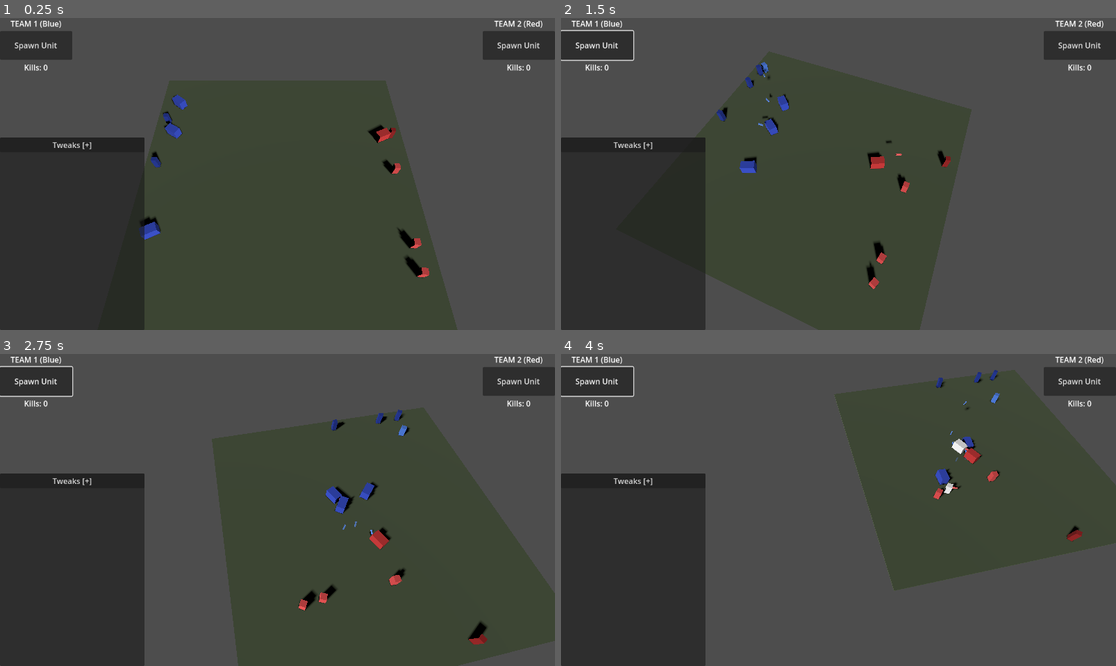
Above: before the commit, frames 1-4 (two rows, left to right).
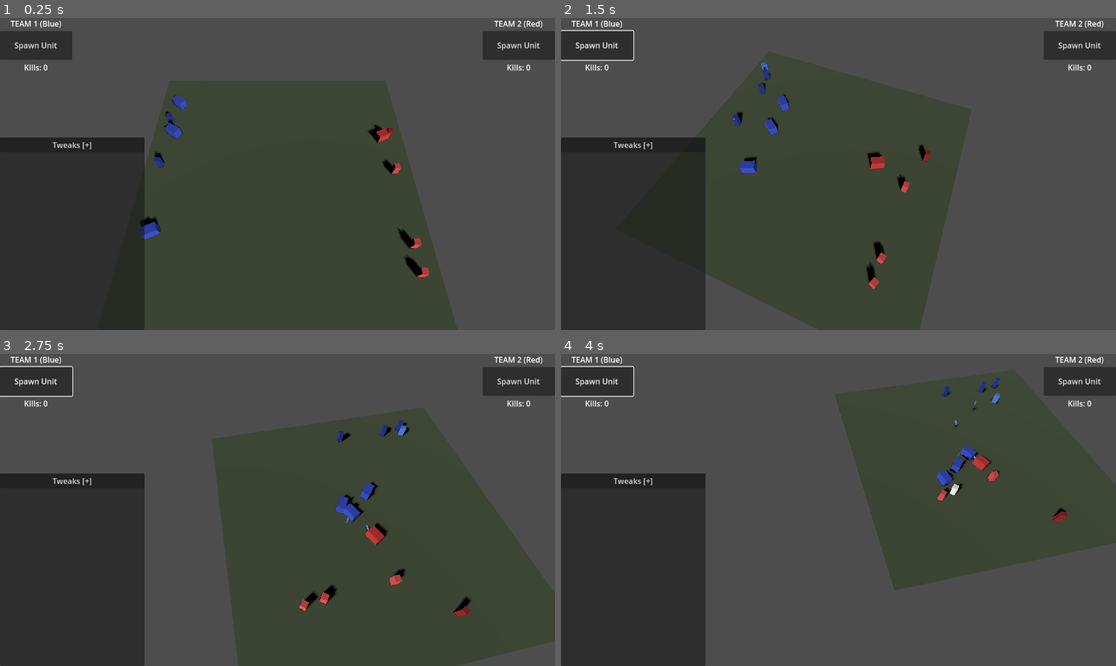
Above: after the commit, the same moments.

Repository: zoltan-szabo-boz/autobattler
Game: Godot game, scene res://scenes/main.tscn
The game is run twice, just before and just after one commit, with the same random seed, the same clock (stepped at 60 frames per second) and the same inputs.
Inputs (mouse positions are in pixels of both pictures, inside the frame that each line leads up to):
- Up to frame 1 (0.25 s): no input
- Up to frame 2 (1.5 s): click "Spawn Unit" at 0.5 s; tap Enter at 1.25 s; move the mouse to (960, 158) at 1.27 s; hold D from 1.28 s (still down); hold Q from 1.28 s (still down); click (960, 158) at 1.42 s
- Up to frame 3 (2.75 s): move the mouse to (166, 525) at 2.02 s; release D at 2.03 s; release Q at 2.03 s; hold Down (ui_down) from 2.03 s (still down); tap E at 2.1 s
- Up to frame 4 (4 s): move the mouse to (894, 441) at 2.77 s; release Down (ui_down) at 2.78 s; hold D 2.78-3.53 s; hold Z 2.78-3.53 s; move the mouse to (810, 572) at 3.52 s; hold Up (ui_up) from 3.53 s (still down); tap C at 3.6 s; click (810, 572) at 3.67 s

The runs differ from the first frame. In frame 1, 0.1% of the frame differs, in the area x 27-72%, y 30-48%; in frame 2, 0.4%; in frame 3, 1.0%, in the area x 53-88%, y 17-94%; in frame 4, 1.0%.

Commit message:
improving archers

Diff:
--- a/scripts/game_config.gd
+++ b/scripts/game_config.gd
@@ -29,15 +29,15 @@
 # UNIT STATS - ARCHER
 # =============================================================================
 @export var archer_hp: float = 50.0
+@export var archer_speed: float = 2.0
 @export var archer_damage: float = 20.0
 @export var archer_attack_delay: float = 2.0
-@export var archer_attack_range: float = 30.0  # Max shooting distance
 
 # =============================================================================
 # PROJECTILE
 # =============================================================================
 @export var projectile_speed: float = 22.0
-@export var projectile_gravity: float = 11.0
+@export var projectile_gravity: float = 10.0
 @export var projectile_despawn_delay: float = 2.5  # Seconds after hitting something
 @export_range(0.0, 45.0, 0.5) var archer_aim_deviation: float = 8.0  # Max random angle deviation in degrees (~30% miss rate)
 @export var hit_stagger_duration: float = 0.5  # Seconds unit is stunned after being hit by arrow
@@ -83,6 +83,11 @@
 			"projectile": return team2_projectile_color
 	return Color.WHITE
 
+func get_projectile_max_range() -> float:
+	# Max range of a projectile at optimal 45° angle: range = v² / g
+	# We use 90% of theoretical max to account for height differences and practical aiming
+	return (projectile_speed * projectile_speed / projectile_gravity) * 0.5
+
 func get_unit_stats(unit_type: String) -> Dictionary:
 	match unit_type:
 		"footman":
@@ -106,10 +111,10 @@
 		"archer":
 			return {
 				"hp": archer_hp,
-				"speed": 0.0,  # Archers don't move
+				"speed": archer_speed,
 				"damage": archer_damage,
 				"attack_delay": archer_attack_delay,
-				"attack_range": archer_attack_range,
+				"attack_range": get_projectile_max_range(),
 				"size": archer_size
 			}
 	return {}
--- a/scripts/main_ui.gd
+++ b/scripts/main_ui.gd
@@ -17,6 +17,8 @@
 	for i in range(5):
 		GameManager.spawn_random_unit(1)
 		GameManager.spawn_random_unit(2)
+		#GameManager.spawn_unit("archer", 1)
+		#GameManager.spawn_unit("archer", 2)
 
 func _unhandled_input(event: InputEvent) -> void:
 	# Keyboard shortcuts for quick testing (1 and 2 keys)
--- a/scripts/projectile.gd
+++ b/scripts/projectile.gd
@@ -59,15 +59,35 @@
 	if horizontal_dist < 0.1:
 		horizontal_dist = 0.1
 
-	var time_to_target = horizontal_dist / speed
-	var vy = (vertical_dist + 0.5 * gravity * time_to_target * time_to_target) / time_to_target
-
 	var horizontal_dir = Vector2(displacement.x, displacement.z).normalized()
 
+	# Solve ballistic trajectory equation to find launch angle
+	# Using the formula for projectile motion to hit a target at (horizontal_dist, vertical_dist)
+	var speed_sq = speed * speed
+	var g = gravity
+	var x = horizontal_dist
+	var y = vertical_dist
+
+	# Discriminant for the quadratic formula
+	var discriminant = speed_sq * speed_sq - g * (g * x * x + 2.0 * y * speed_sq)
+
+	var angle: float
+	if discriminant < 0:
+		# Target is out of range, use 45 degree angle (max range)
+		angle = PI / 4.0
+	else:
+		# Two solutions exist - use the lower angle (flatter trajectory) for accuracy
+		var sqrt_disc = sqrt(discriminant)
+		angle = atan((speed_sq - sqrt_disc) / (g * x))
+
+	# Calculate velocity components
+	var v_horizontal = speed * cos(angle)
+	var v_vertical = speed * sin(angle)
+
 	launch_velocity = Vector3(
-		horizontal_dir.x * speed,
-		vy,
-		horizontal_dir.y * speed
+		horizontal_dir.x * v_horizontal,
+		v_vertical,
+		horizontal_dir.y * v_horizontal
 	)
 
 	# Set gravity scale
--- a/scripts/tweaks_panel.gd
+++ b/scripts/tweaks_panel.gd
@@ -50,9 +50,9 @@
 
 	_add_section("Archer", [
 		{"name": "archer_hp", "label": "HP", "min": 10, "max": 500, "step": 10, "value": GameConfig.archer_hp},
+		{"name": "archer_speed", "label": "Speed", "min": 0, "max": 10, "step": 0.5, "value": GameConfig.archer_speed},
 		{"name": "archer_damage", "label": "Damage", "min": 1, "max": 100, "step": 1, "value": GameConfig.archer_damage},
 		{"name": "archer_attack_delay", "label": "Attack Delay", "min": 0.1, "max": 5, "step": 0.1, "value": GameConfig.archer_attack_delay},
-		{"name": "archer_attack_range", "label": "Attack Range", "min": 5, "max": 50, "step": 1, "value": GameConfig.archer_attack_range},
 		{"name": "archer_aim_deviation", "label": "Aim Deviation", "min": 0, "max": 45, "step": 0.5, "value": GameConfig.archer_aim_deviation},
 	])
 
@@ -163,18 +163,20 @@
 		"archer_damage":
 			GameConfig.archer_damage = value
 			_update_existing_units("archer", "damage", value)
+		"archer_speed":
+			GameConfig.archer_speed = value
+			_update_existing_units("archer", "speed", value)
 		"archer_attack_delay":
 			GameConfig.archer_attack_delay = value
 			_update_existing_units("archer", "attack_delay", value)
-		"archer_attack_range":
-			GameConfig.archer_attack_range = value
-			_update_existing_units("archer", "attack_range", value)
 		"archer_aim_deviation":
 			GameConfig.archer_aim_deviation = value
 		"projectile_speed":
 			GameConfig.projectile_speed = value
+			_update_archer_range()
 		"projectile_gravity":
 			GameConfig.projectile_gravity = value
+			_update_archer_range()
 		"hit_stagger_duration":
 			GameConfig.hit_stagger_duration = value
 
@@ -202,6 +204,14 @@
 				"attack_range":
 					unit.attack_range = value
 
+func _update_archer_range() -> void:
+	# Update all existing archers' attack range based on new projectile physics
+	var new_range = GameConfig.get_projectile_max_range()
+	var units = get_tree().get_nodes_in_group("units")
+	for unit in units:
+		if unit is BaseUnit and unit.unit_type == "archer":
+			unit.attack_range = new_range
+
 func _update_battlefield_size() -> void:
 	var size_x = GameConfig.battlefield_size.x
 	var size_y = GameConfig.battlefield_size.y
--- a/scripts/units/archer_unit.gd
+++ b/scripts/units/archer_unit.gd
@@ -27,31 +27,48 @@
 		# Current target out of range, look for closer one
 		_find_target()
 
-func _move_towards_target(_delta: float) -> void:
-	# Archers don't move, go straight to attacking if we have a target in range
-	if is_instance_valid(target):
-		var dist = global_position.distance_to(target.global_position)
-		if dist <= attack_range:
-			state = UnitState.ATTACKING
-		else:
-			# Target out of range, wait for something closer
-			state = UnitState.IDLE
-	else:
+func _move_towards_target(delta: float) -> void:
+	if not is_instance_valid(target):
 		state = UnitState.IDLE
+		target = null
+		return
+
+	var dist = global_position.distance_to(target.global_position)
+
+	# If in attack range, try to attack
+	if dist <= attack_range:
+		state = UnitState.ATTACKING
+		return
+
+	# Move towards target (slowly)
+	var direction = (target.global_position - global_position).normalized()
+	direction.y = 0
+
+	velocity = direction * speed
+	move_and_slide()
+
+	# Face target
+	if direction.length() > 0.01:
+		look_at(global_position + direction, Vector3.UP)
 
 func _perform_attack() -> void:
 	if not is_instance_valid(target):
+		return
+
+	var spawn_pos = global_position + Vector3.UP * 1.5
+
+	# Predict where the target will be when the projectile arrives
+	var predicted_pos = _predict_target_position(spawn_pos)
+
+	# Check if a friendly unit is in the way of the shot
+	if _would_hit_friendly(spawn_pos, predicted_pos):
+		# Don't shoot - friendly in the way
 		return
 
 	var projectile = projectile_scene.instantiate() as Projectile
 	projectile.team = team
 	projectile.damage = damage
 	projectile.shooter = self
-
-	var spawn_pos = global_position + Vector3.UP * 1.5
-
-	# Predict where the target will be when the projectile arrives
-	var predicted_pos = _predict_target_position(spawn_pos)
 
 	# Add random deviation for imperfect aim
 	var aim_pos = _apply_aim_deviation(spawn_pos, predicted_pos)
@@ -65,12 +82,31 @@
 	var target_pos = target.global_position + Vector3.UP * 0.5
 	var target_velocity = target.velocity if target is CharacterBody3D else Vector3.ZERO
 
-	# Estimate time for projectile to reach target (simplified - assumes straight line)
-	var distance = spawn_pos.distance_to(target_pos)
-	var flight_time = distance / GameConfig.projectile_speed
+	# If target is stationary, just aim directly at them
+	if target_velocity.length() < 0.1:
+		return target_pos
+
+	# Calculate flight time using proper ballistics
+	var displacement = target_pos - spawn_pos
+	var horizontal_dist = Vector2(displacement.x, displacement.z).length()
+	var speed = GameConfig.projectile_speed
+	var gravity = GameConfig.projectile_gravity
+
+	# Solve for launch angle
+	var speed_sq = speed * speed
+	var discriminant = speed_sq * speed_sq - gravity * (gravity * horizontal_dist * horizontal_dist + 2.0 * displacement.y * speed_sq)
+
+	var flight_time: float
+	if discriminant < 0:
+		# Out of range, estimate
+		flight_time = horizontal_dist / speed
+	else:
+		var sqrt_disc = sqrt(discriminant)
+		var angle = atan((speed_sq - sqrt_disc) / (gravity * horizontal_dist))
+		var v_horizontal = speed * cos(angle)
+		flight_time = horizontal_dist / v_horizontal if v_horizontal > 0.1 else horizontal_dist / speed
 
 	# Predict where target will be after flight_time
-	# Only predict horizontal movement (x, z), keep y the same
 	var predicted_pos = target_pos + Vector3(
 		target_velocity.x * flight_time,
 		0,
@@ -78,6 +114,45 @@
 	)
 
 	return predicted_pos
+
+func _would_hit_friendly(from_pos: Vector3, to_pos: Vector3) -> bool:
+	# Check if any friendly unit is between archer and target
+	var friendly_group = "team_%d" % team
+	var friendlies = get_tree().get_nodes_in_group(friendly_group)
+
+	var direction = (to_pos - from_pos).normalized()
+	var distance_to_target = from_pos.distance_to(to_pos)
+
+	for friendly in friendlies:
+		if friendly == self:
+			continue
+		if not is_instance_valid(friendly):
+			continue
+
+		var friendly_pos = friendly.global_position + Vector3.UP * 0.5
+		var to_friendly = friendly_pos - from_pos
+		var distance_to_friendly = to_friendly.length()
+
+		# Only check friendlies that are closer than the target
+		if distance_to_friendly >= distance_to_target:
+			continue
+
+		# Project friendly position onto the shot direction
+		var projection_length = to_friendly.dot(direction)
+
+		# Skip if friendly is behind us
+		if projection_length < 0:
+			continue
+
+		# Calculate perpendicular distance from shot line to friendly
+		var closest_point = from_pos + direction * projection_length
+		var perpendicular_dist = friendly_pos.distance_to(closest_point)
+
+		# If friendly is within ~1.5 units of the shot line, don't shoot
+		if perpendicular_dist < 1.5:
+			return true
+
+	return false
 
 func _apply_aim_deviation(from_pos: Vector3, to_pos: Vector3) -> Vector3:
 	var deviation_degrees = GameConfig.archer_aim_deviation
